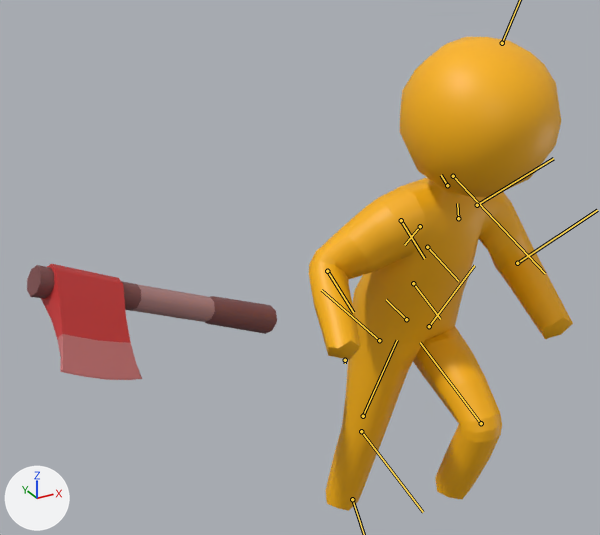
A saved change to the FBX model LittleUniverse/Assets/Model/Player/StcikMan/sticky_man_swim2.fbx.
Rendered twice from a camera (50 mm lens) standing at (-0.0312, -0.043, 0.0432) and looking at (-0.0088, -0.0022, 0.0228). Arrows for +X, +Y and +Z are at lower left; the lights stay in place. Both versions are drawn at frame 206 of the action 'run2'; the numbers are the values there. The bones that bend it are drawn over the model as lines.

Names of what the first picture shows: 'axe_geo1', 'sticky_model_geo'.
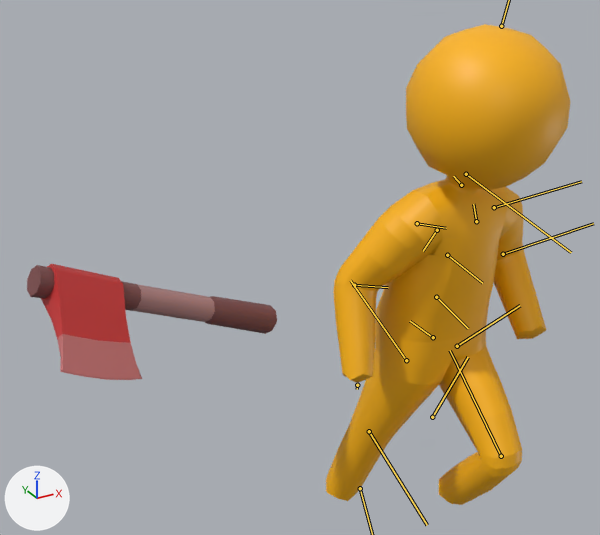
Where the change shows, as pixel boxes [x1, y1, x2, y2] in the pictures (600 x 535 px):
'sticky_model_geo', posed (8% narrower)
    before: [309, 37, 573, 511]
    after: [326, 24, 570, 505]
bone 'm_pelvis_jnt', root to tip
    before: (406, 319) to (386, 299)
    after: (433, 337) to (410, 321)
bone 'l_shoulder_jnt', root to tip
    before: (477, 205) to (553, 158)
    after: (494, 207) to (581, 181)
bone 'l_elbow_jnt', root to tip
    before: (517, 263) to (597, 210)
    after: (503, 254) to (593, 223)
bone 'r_shoulder_jnt', root to tip
    before: (401, 220) to (424, 258)
    after: (417, 223) to (446, 228)
bone 'r_elbow_jnt', root to tip
    before: (327, 271) to (353, 312)
    after: (354, 285) to (388, 287)
bone 'l_hip_jnt', root to tip
    before: (429, 326) to (474, 265)
    after: (457, 346) to (520, 305)
bone 'l_knee_jnt', root to tip
    before: (481, 423) to (420, 342)
    after: (501, 456) to (450, 350)
bone 'r_hip_jnt', root to tip
    before: (379, 340) to (321, 290)
    after: (406, 360) to (350, 280)
bone 'r_knee_jnt', root to tip
    before: (361, 431) to (423, 512)
    after: (369, 431) to (427, 525)

The edits, one by one:
Bone 'm_pelvis_jnt' (bone_m_pelvis_jnt) moves from (-0.03, -0.12, -0.04) to (-0.02, -0.42, -0.04).
Bone 'm_pelvis_jnt' (bone_m_pelvis_jnt) turns from (0, 0, -9) to (0, 0, 0) degrees about its own x, y and z.
Bone 'l_shoulder_jnt' (bone_l_shoulder_jnt) turns from (10, -33, -49) to (23, 1, -59) degrees about its own x, y and z.
Bone 'l_elbow_jnt' (bone_l_elbow_jnt) turns from (0, -60, 4) to (0, -64, 4) degrees about its own x, y and z.
Bone 'r_shoulder_jnt' (bone_r_shoulder_jnt) turns from (-1, -3, -39) to (22, 4, -57) degrees about its own x, y and z.
Bone 'r_elbow_jnt' (bone_r_elbow_jnt) turns from (0, -68, 5) to (0, -46, 3) degrees about its own x, y and z.
Bone 'l_hip_jnt' (bone_l_hip_jnt) turns from (0, -2, 63) to (0, -2, 43) degrees about its own x, y and z.
Bone 'l_knee_jnt' (bone_l_knee_jnt) turns from (0, 0, 71) to (0, 0, 78) degrees about its own x, y and z.
Bone 'r_hip_jnt' (bone_r_hip_jnt) turns from (1, 5, 2) to (0, 5, -24) degrees about its own x, y and z.
Bone 'r_knee_jnt' (bone_r_knee_jnt) turns from (0, 0, 3) to (0, 0, -4) degrees about its own x, y and z.
